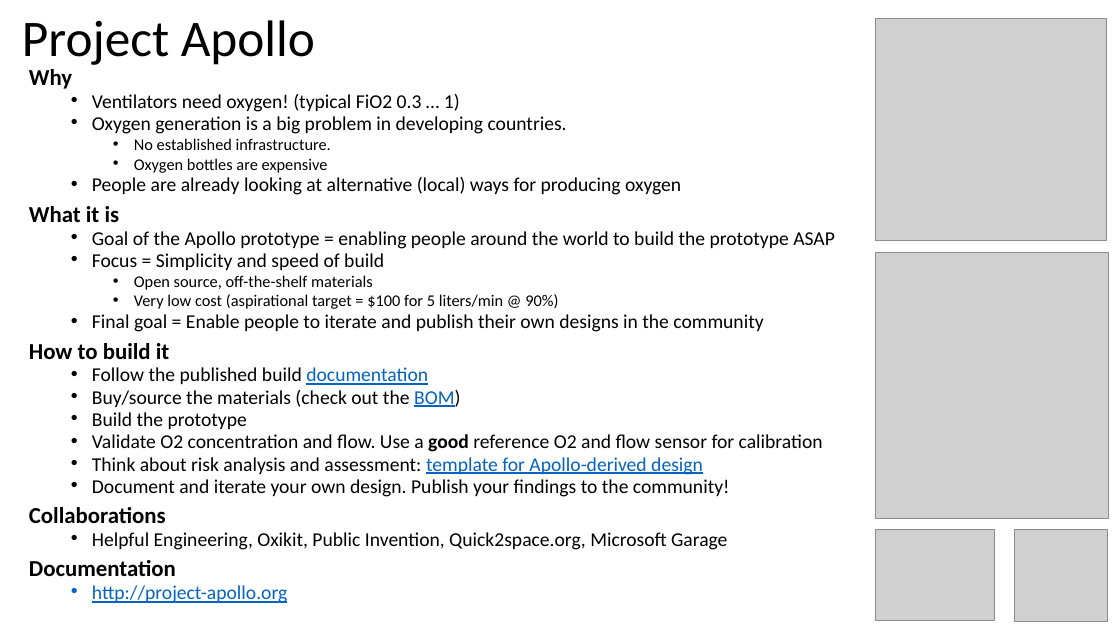
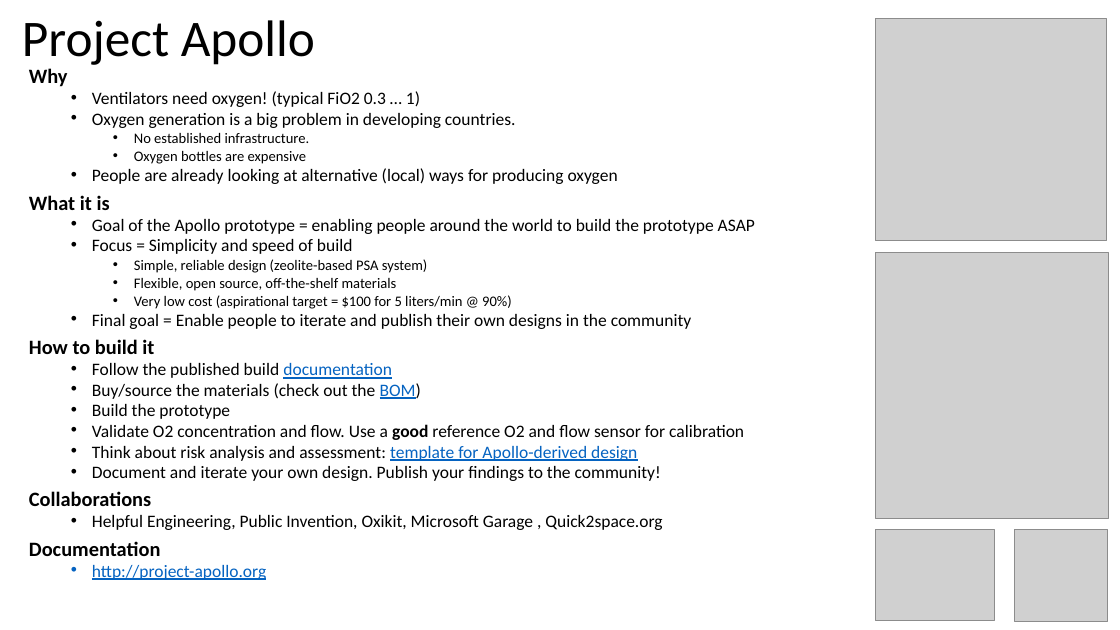
Before and after one commit to oxycon/ProjectApollo, a slide deck: slide 1 of docs/Project Apollo - v06.pptx. Drawn at 1120x630 pixels with LibreOffice and Linux fonts; fonts in the diff are those of the drawing; grey boxes stand for pictures. Boxes give left, top, right and bottom in pixels: in the first picture for what was removed or moved away, otherwise in the second. Text is boxed around its words. In the diff, an @@ line names an element or a change of style, - is before the commit and + after.

Commit message:
add Apollo v4 docs/presentation for COSMIC meeting 6

```diff
--- a/docs/Project Apollo - v06.pptx
+++ b/docs/Project Apollo - v06.pptx
@@ text at [29,68,755,580]: size 19.6 to 17.5 pt in "Why", "What it is", "How to build it", "Collaborations" and 1 more places; size 16.8 to 15 pt in "Ventilators need oxygen! (typical FiO2 0.3 … ...", "Oxygen generation is a big problem in ...", "People are already looking at alternative (local) ...", "Goal of the Apollo prototype = enabling ..." and 9 more places; size 14 to 12.5 pt in "No established infrastructure.", "Oxygen bottles are expensive", "Very low cost (aspirational target = $100 ..." @@
@@ text at [134,259,427,291]: text changed; size 14 to 12.5 pt @@
-    • Open source, off-the-shelf materials
+    • Simple, reliable design (zeolite-based PSA system)
+    • Flexible, open source, off-the-shelf materials
@@ text at [92,515,662,530]: text changed; size 16.8 to 15 pt @@
-  • Helpful Engineering, Oxikit, Public Invention, Quick2space.org, Microsoft Garage
+  • Helpful Engineering, Public Invention, Oxikit, Microsoft Garage , Quick2space.org
```
Also in this commit, not shown: 2 other slides changed, 1 other file.
